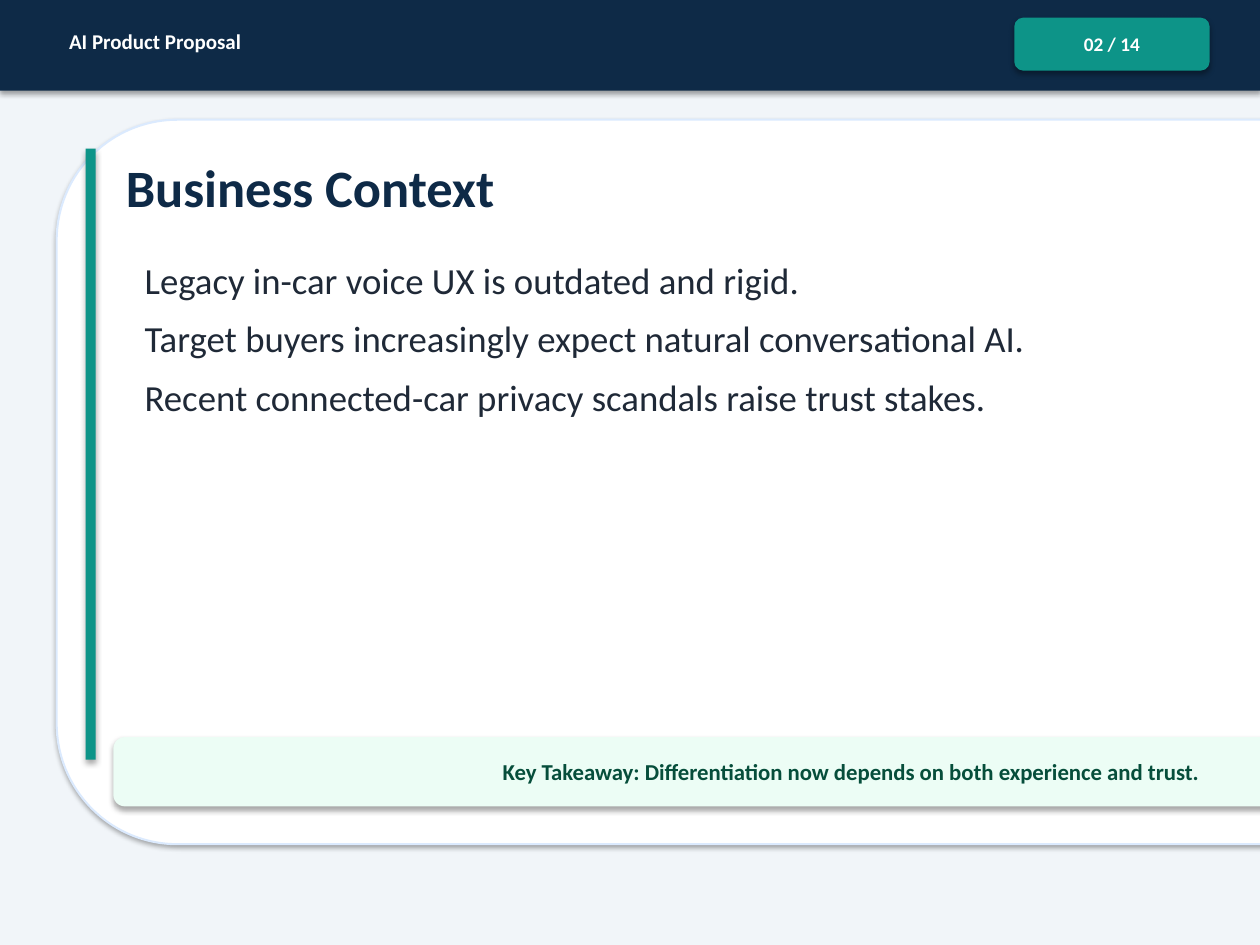
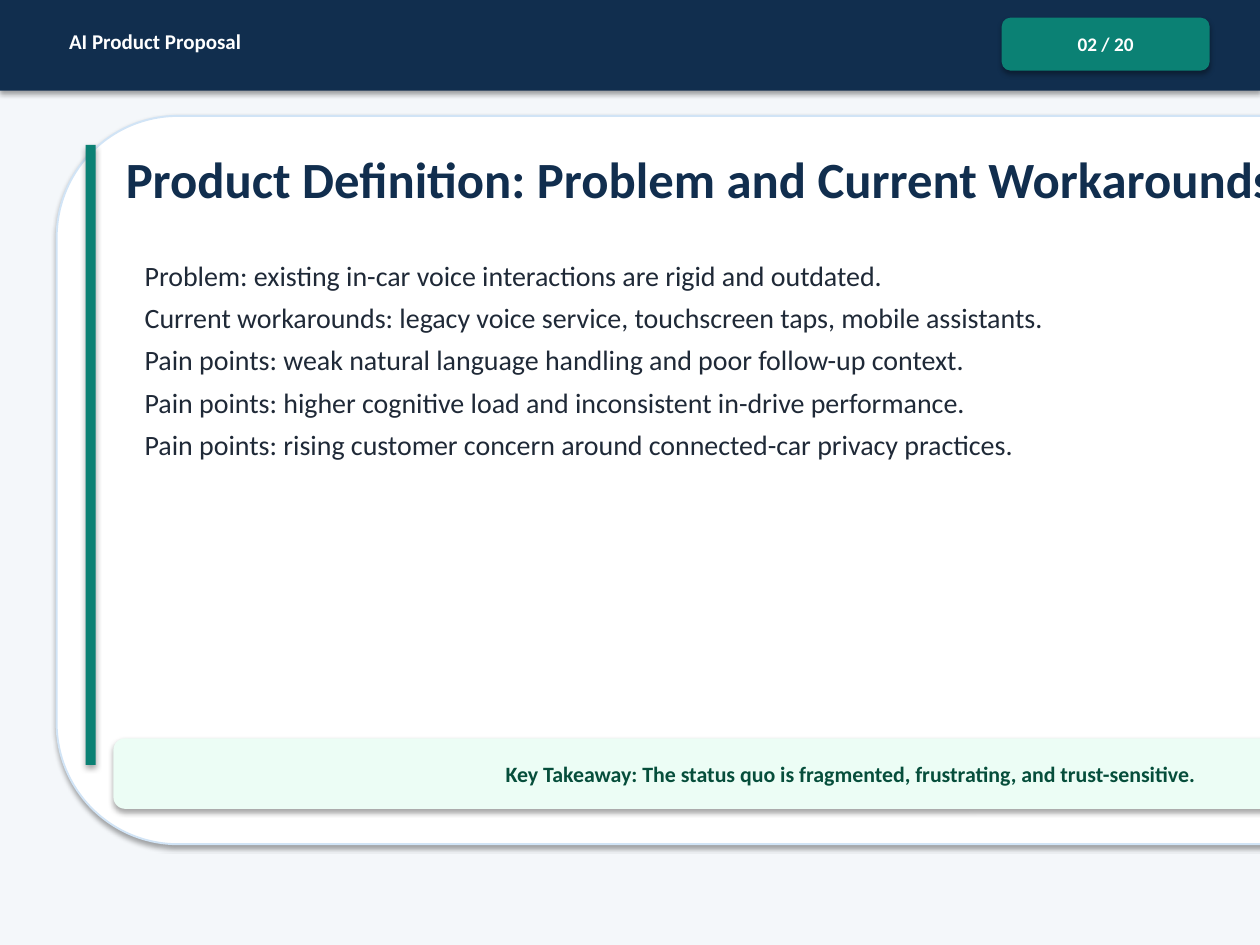
Before and after one commit to Zia-CRM-hub/AI-ProductManager, a slide deck: slide 2 of ProductManager_InnovativeBusinessSolutionWithLLM_Project/ProductManager_InnovativeBusinessSolutionWithLLM_Submission.pptx. Drawn at 1260x945 pixels with LibreOffice and Linux fonts; fonts in the diff are those of the drawing. Boxes give left, top, right and bottom in pixels: in the first picture for what was removed or moved away, otherwise in the second. Text is boxed around its words. In the diff, an @@ line names an element or a change of style, - is before the commit and + after.

```diff
--- a/ProductManager_InnovativeBusinessSolutionWithLLM_Project/ProductManager_InnovativeBusinessSolutionWithLLM_Submission.pptx
+++ b/ProductManager_InnovativeBusinessSolutionWithLLM_Project/ProductManager_InnovativeBusinessSolutionWithLLM_Submission.pptx
@@ rectangle at [0, 0, 1260, 945]: fill #F1F5F9 to #F4F7FA @@
@@ rectangle at [0, 0, 1260, 91]: fill #0E2A47 to #112E4E @@
@@ rounded rectangle "02 / 20" at [1002, 18, 1210, 71]: fill #0D9488 to #0B8174 @@
@@ rounded rectangle "02 / 20": place and size @@
-rounded rectangle "02 / 20" at [1014, 18, 1210, 71]
+rounded rectangle "02 / 20" at [1002, 18, 1210, 71]
@@ text in rounded rectangle at [1078, 38, 1133, 51]: text changed @@
-02 / 14
+02 / 20
@@ rounded rectangle: place and size @@
-rounded rectangle at [57, 120, 1260, 844]
+rounded rectangle at [57, 116, 1260, 844]
@@ rounded rectangle at [57, 116, 1260, 844]: outline #DBEAFE 1.2 pt to #D1E4F6 1.1 pt @@
@@ rectangle: place and size @@
-rectangle at [86, 149, 96, 760]
+rectangle at [86, 145, 96, 765]
@@ rectangle at [86, 145, 96, 765]: fill #0D9488 to #0B8174 @@
@@ text at [126, 162, 1260, 199]: text changed; size 30 to 29 pt; text colour #0E2A47 to #112E4E @@
-Business Context
+Product Definition: Problem and Current Workarounds
@@ text at [145, 266, 1042, 460]: text changed; size 21 to 16 pt @@
-Legacy in-car voice UX is outdated and rigid.
-Target buyers increasingly expect natural conversational AI.
-Recent connected-car privacy scandals raise trust stakes.
+Problem: existing in-car voice interactions are rigid and outdated.
+Current workarounds: legacy voice service, touchscreen taps, mobile assistants.
+Pain points: weak natural language handling and poor follow-up context.
+Pain points: higher cognitive load and inconsistent in-drive performance.
+Pain points: rising customer concern around connected-car privacy practices.
@@ text in rounded rectangle at [506, 766, 1194, 786]: text changed; size 13 to 12.5 pt @@
-Key Takeaway: Differentiation now depends on both experience and trust.
+Key Takeaway: The status quo is fragmented, frustrating, and trust-sensitive.
```
Also in this commit, not shown: 12 other slides changed, 7 slides added, 1 slide removed.
